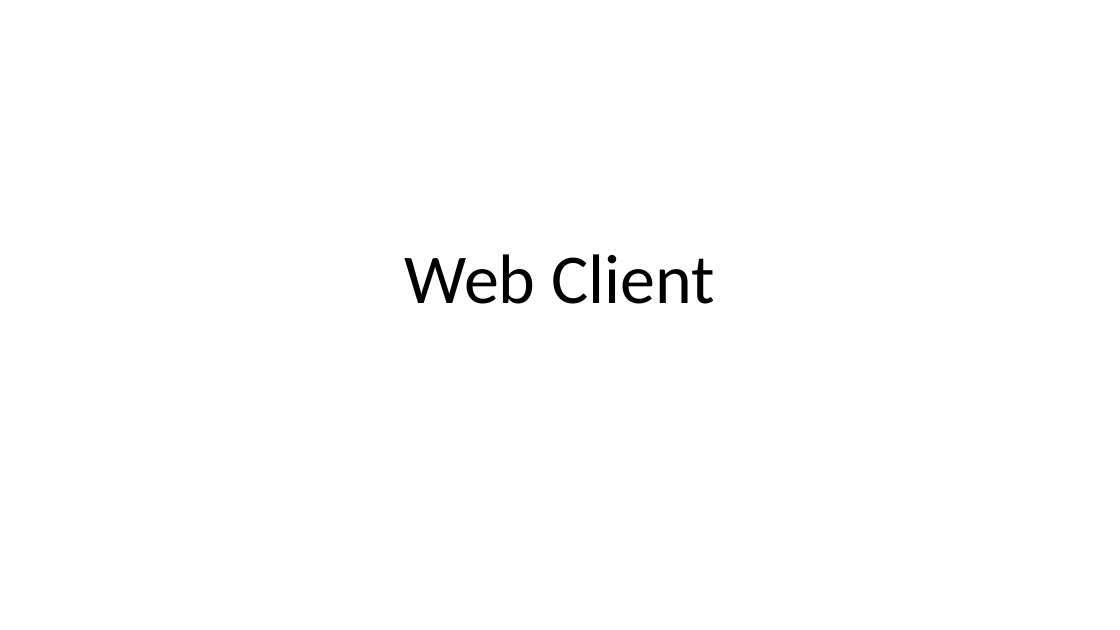
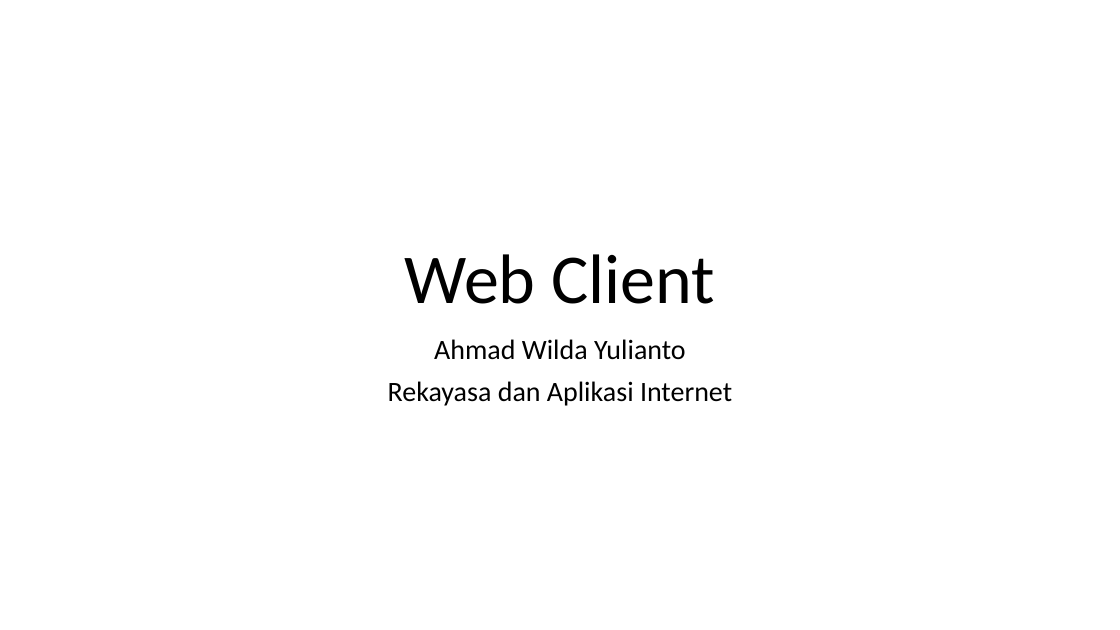
Before and after one commit to samwildan/react-heroku-firebase, a slide deck: slide 1 of materi/Web-React-Heroku_firebase.pptx. Drawn at 1120x630 pixels with LibreOffice and Linux fonts; fonts in the diff are those of the drawing. Boxes give left, top, right and bottom in pixels: in the first picture for what was removed or moved away, otherwise in the second. Text is boxed around its words. In the diff, an @@ line names an element or a change of style, - is before the commit and + after.

```diff
--- a/materi/Web-React-Heroku_firebase.pptx
+++ b/materi/Web-React-Heroku_firebase.pptx
@@ subtitle added at (388, 339, 732, 406), 24 pt, text #000000 @@
+Ahmad Wilda Yulianto
+Rekayasa dan Aplikasi Internet
```
Also in this commit, not shown: 8 other slides changed, 2 slides added.
